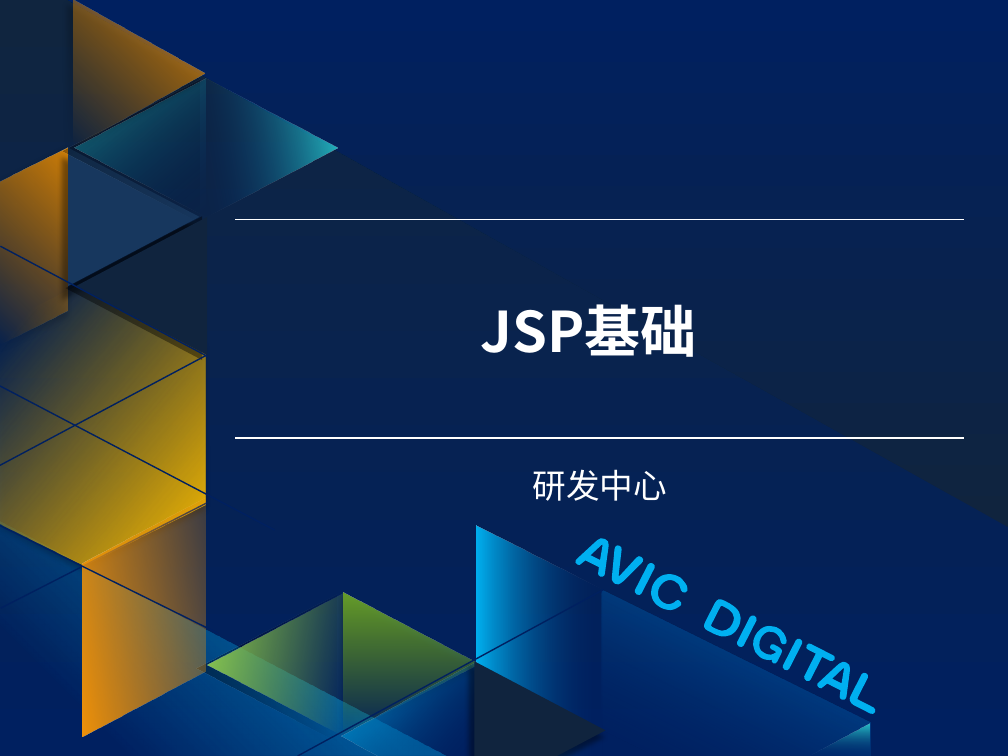
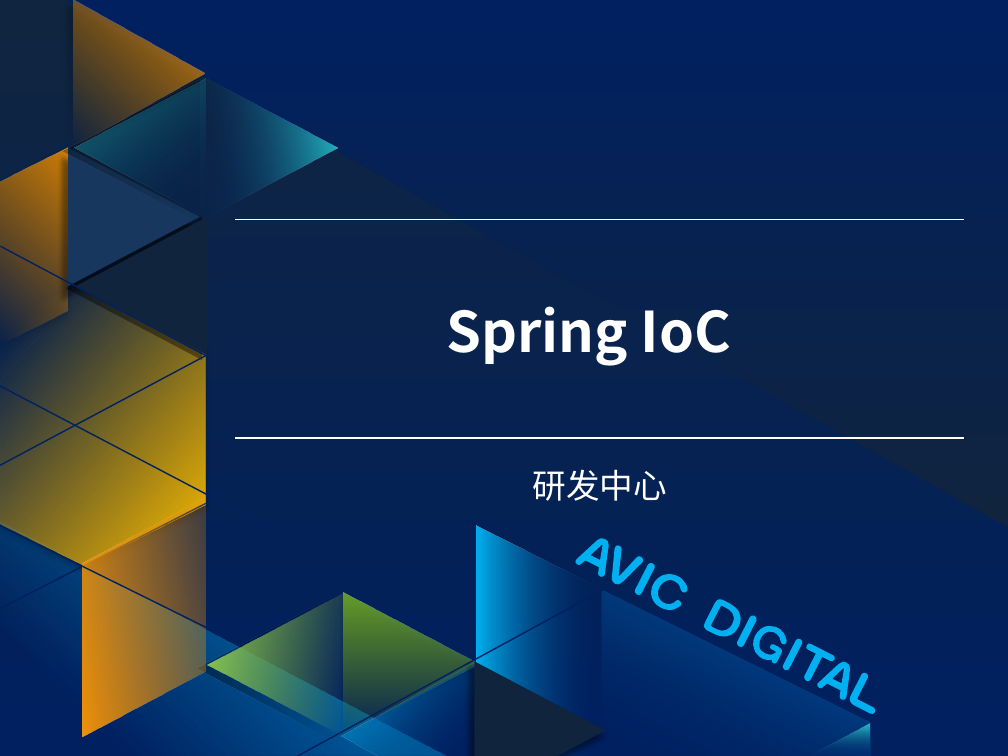
Before and after one commit to guofengzh/java-way, a slide deck: slide 1 of spring/docs/04-spring.pptx. Drawn at 1008x756 pixels with LibreOffice and Linux fonts; fonts in the diff are those of the drawing; background and template pictures are left out. Boxes give left, top, right and bottom in pixels: in the first picture for what was removed or moved away, otherwise in the second. Text is boxed around its words. In the diff, an @@ line names an element or a change of style, - is before the commit and + after.

```diff
--- a/spring/docs/04-spring.pptx
+++ b/spring/docs/04-spring.pptx
@@ title at bbox=[446, 306, 731, 366]: text changed @@
-JSP基础
+Spring IoC
```
Also in this commit, not shown: 16 slides added, 1 slide removed, 42 other files.
